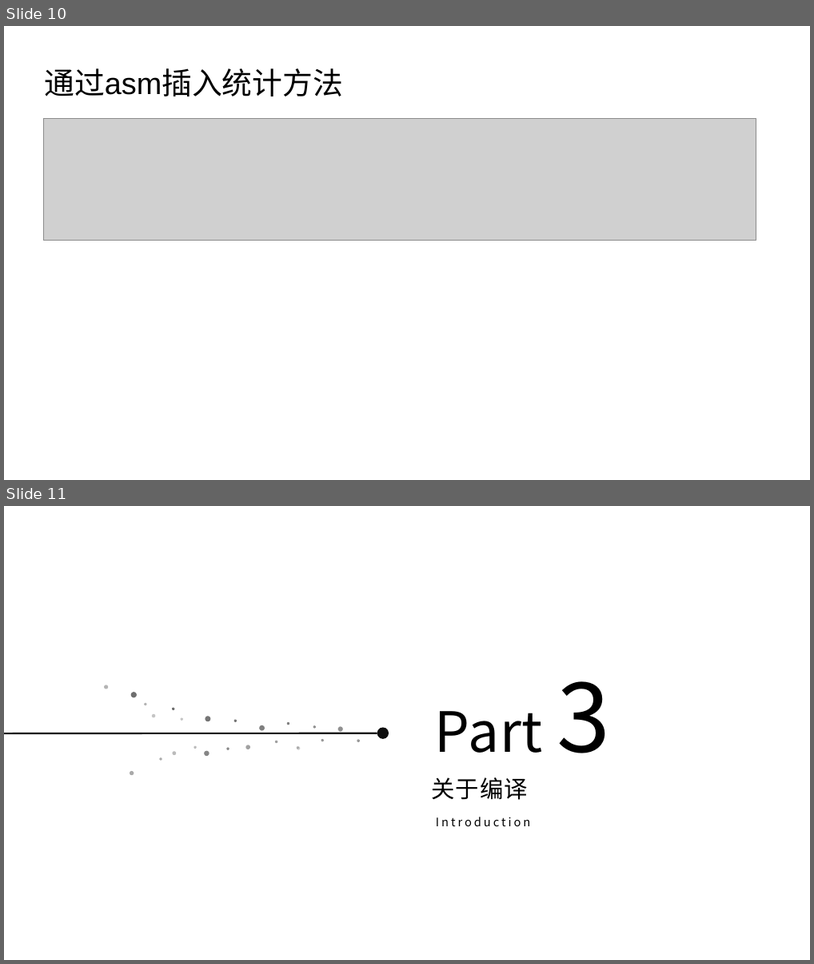
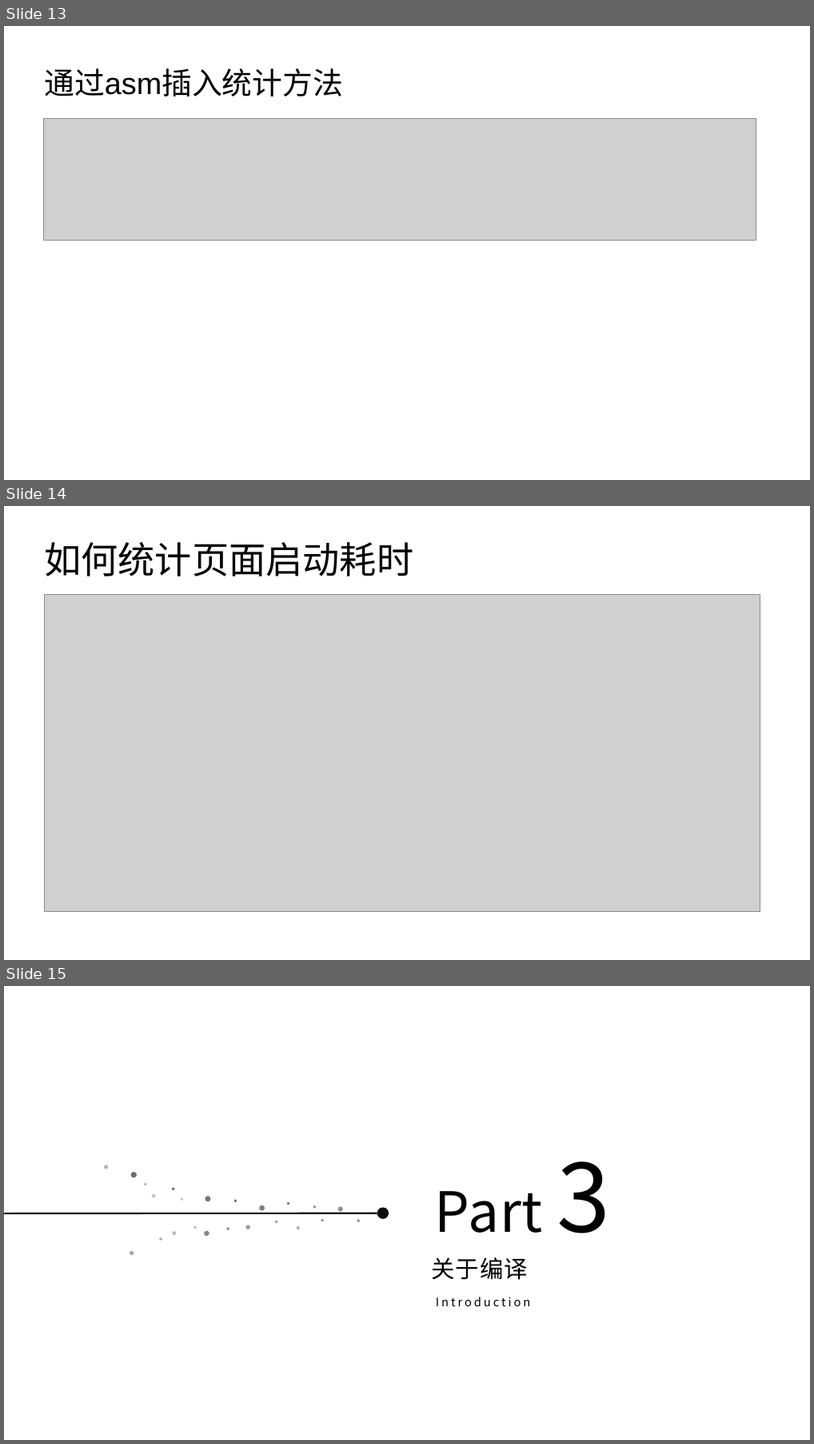
Before and after one commit to xueweiyang/gitdemo, a slide deck: android/matrix-master/samples/sample-android/matrix使用.pptx. Shown one above the other, each under a label of ours: slides 10 and 11 before the commit, slides 13, 14 and 15 after it. The pictures are 814x964 and 814x1444 pixels, drawn with LibreOffice and Linux fonts; fonts in the diff are those of the drawing; grey boxes stand for pictures; background and template pictures are left out. Boxes give left, top, right and bottom in pixels: in the first picture for what was removed or moved away, otherwise in the second. Text is boxed around its words. In the diff, an @@ line names an element or a change of style, - is before the commit and + after.

```diff
--- a/android/matrix-master/samples/sample-android/matrix使用.pptx
+++ b/android/matrix-master/samples/sample-android/matrix使用.pptx
@@ slide 14 added at <box>4,506,810,960</box>, background picture (left out) @@
@@ title added at <box>44,542,414,576</box>, 44 pt, text #000000 @@
+如何统计页面启动耗时
@@ picture added at <box>45,594,762,912</box> @@
@@ what was slide 10 is now slide 13 @@
@@ what was slide 11 is now slide 15 @@
```
Also in this commit, not shown: 1 slide changed, 3 other slides added, 1 other file.
